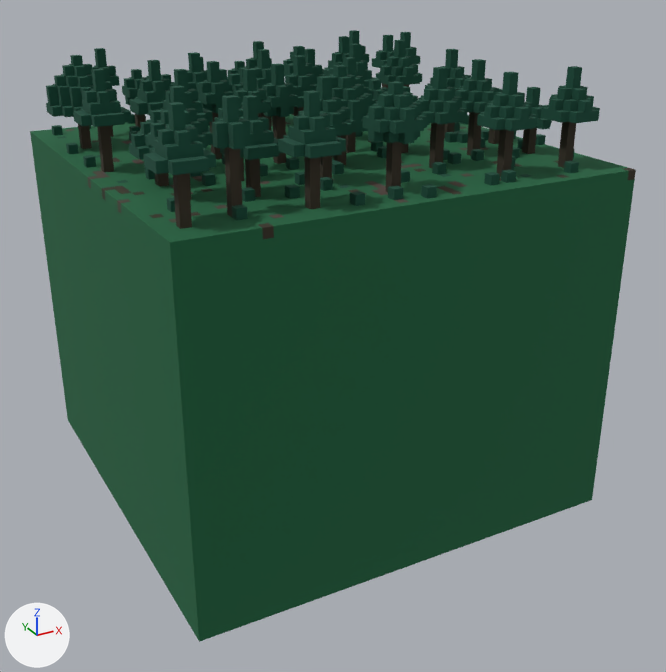
The OBJ model Assets/3D/beach 33/forest wall 12.obj, before and after one commit.
The view is the same before and after, from a 50 mm lens placed at (-4.72, -9.2, 6.24), pointed at (0.12, -0.4, 1.84). Arrows for +X, +Y and +Z are at lower left; the lights stay in place. Where no turn or scale is listed for an object, it has been applied to the vertices. Vertices at the same position are counted once.

In view in the first picture: 'Untitled'.
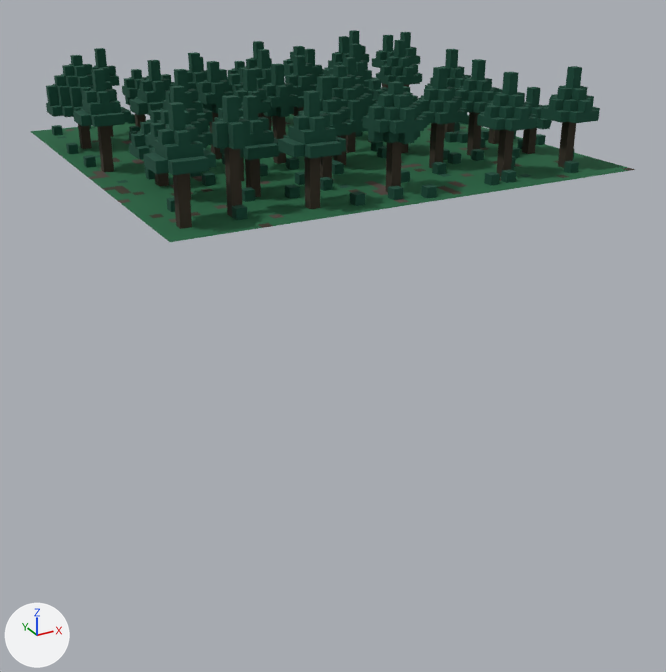
Diff of the bpy script that builds the scene:
```diff
--- a/Assets/3D/beach 33/forest wall 12.obj.py
+++ b/Assets/3D/beach 33/forest wall 12.obj.py
@@ me_untitled @@
 # used by ob_untitled; location = (0.0, 0.0, 0.0)
-me_untitled.from_pydata(...)  # 4980 vertices, 10120 faces; spans x -2.5..2.5, y -2.5..2.5, z 0.0..5.0
+me_untitled.from_pydata(...)  # 4730 vertices, 9606 faces, 18 loose edges; spans x -2.5..2.5, y -2.5..2.5, z 4.0..5.0
+# me_untitled part 1
+# 23 vertices are removed from x -2.5..2.5, y -2.5..2.5, z 0.0..3.9
+# 66 faces are deleted
+# 18 loose edges are added
 me_untitled.materials.append(mat_palette)
```

Location of each change, [x1, y1, x2, y2] in pixels of the pictures (666 x 672 px):
'Untitled', reshaped (65% shorter)
    before: [30, 30, 636, 642]
    after: [30, 30, 635, 242]
part 1 of me_untitled, cut back (green)
    before: [30, 132, 636, 642]
